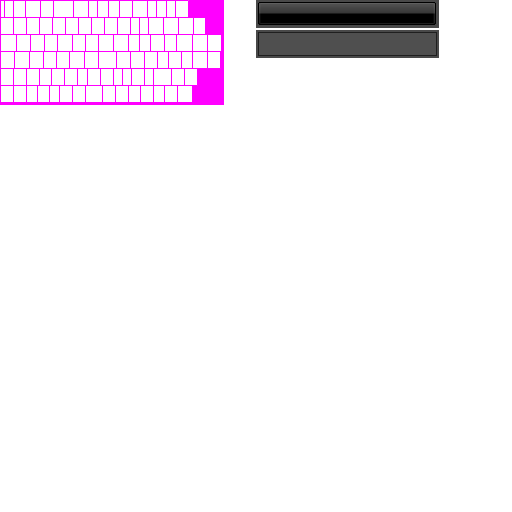
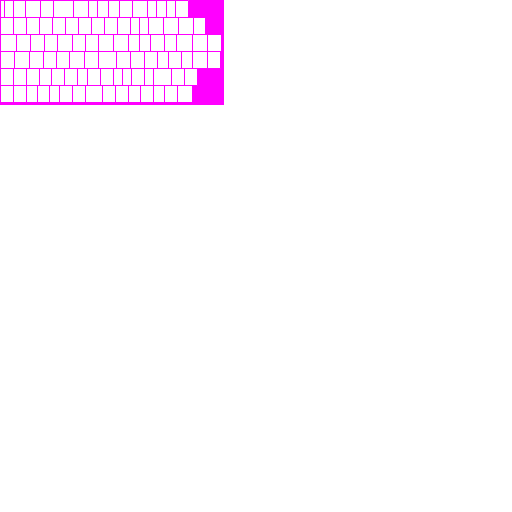
The second 512px x 512px image is a revision of the first. Changes to its layers:
painted on "Ebene #3" over <box>258,2,437,56</box>
painted on "Ebene #5" over <box>256,0,439,58</box>
